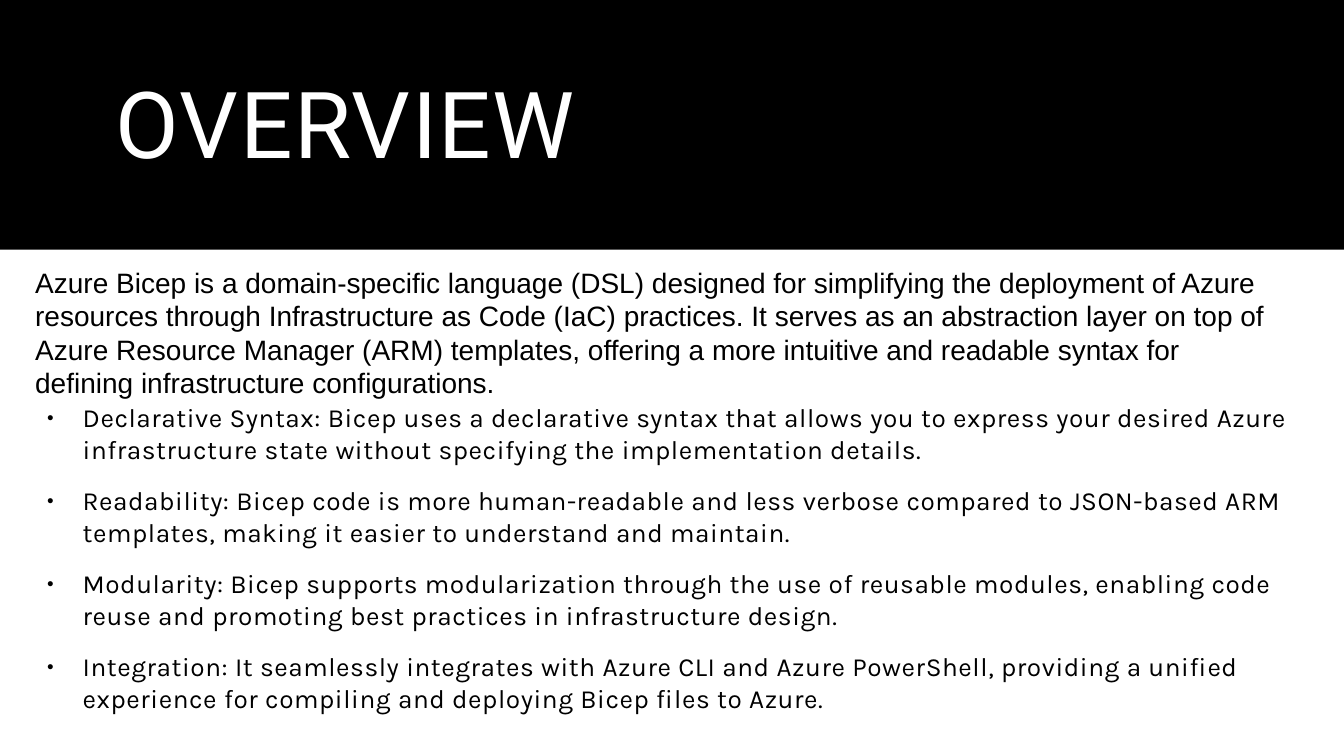
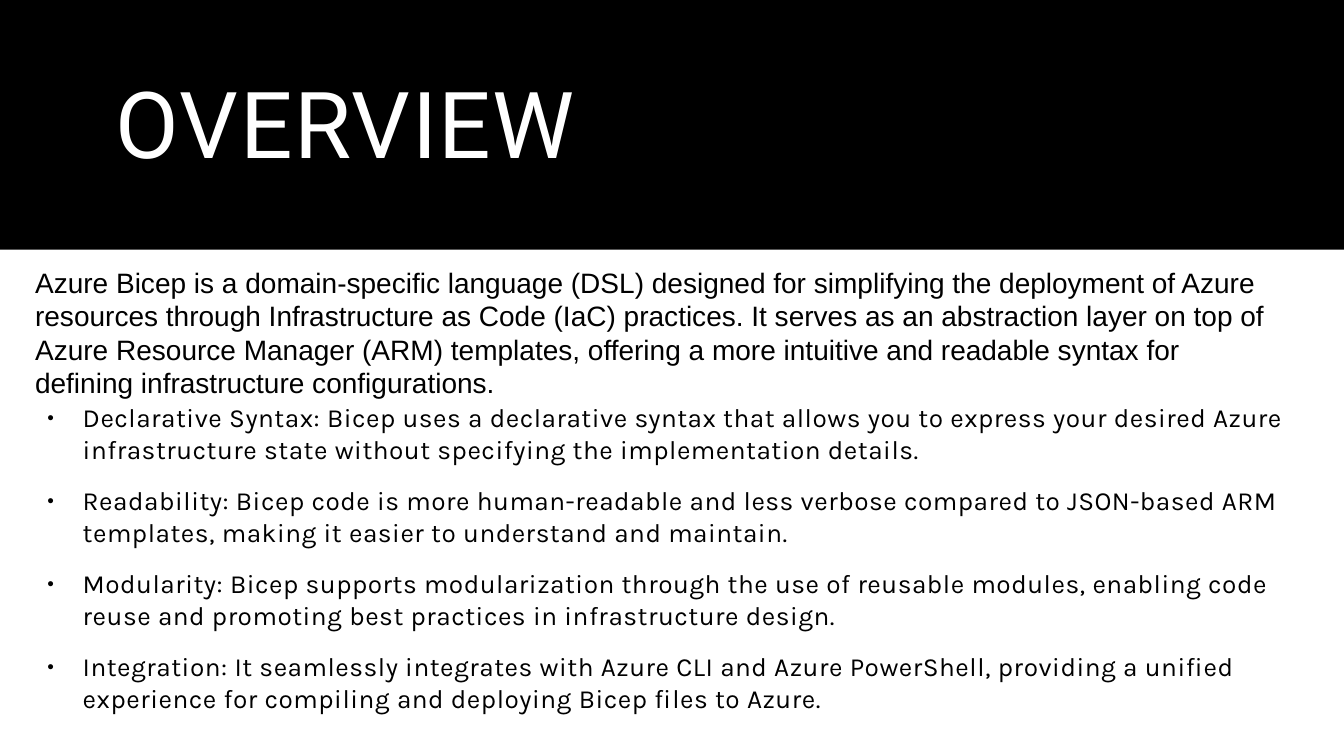
Before and after one commit to roberto-chan/bicep-intro, a slide deck: slide 4 of BicepIntro.pptx. Drawn at 1344x756 pixels with LibreOffice and Linux fonts; fonts in the diff are those of the drawing. Boxes give left, top, right and bottom in pixels: in the first picture for what was removed or moved away, otherwise in the second. Text is boxed around its words. In the diff, an @@ line names an element or a change of style, - is before the commit and + after.

```diff
--- a/BicepIntro.pptx
+++ b/BicepIntro.pptx
@@ text "Declarative Syntax: Bicep uses a ..." at box(83, 409, 1281, 715): letter spacing 0.5 to 0.4 pt @@
```
Also in this commit, not shown: 5 other slides changed.
